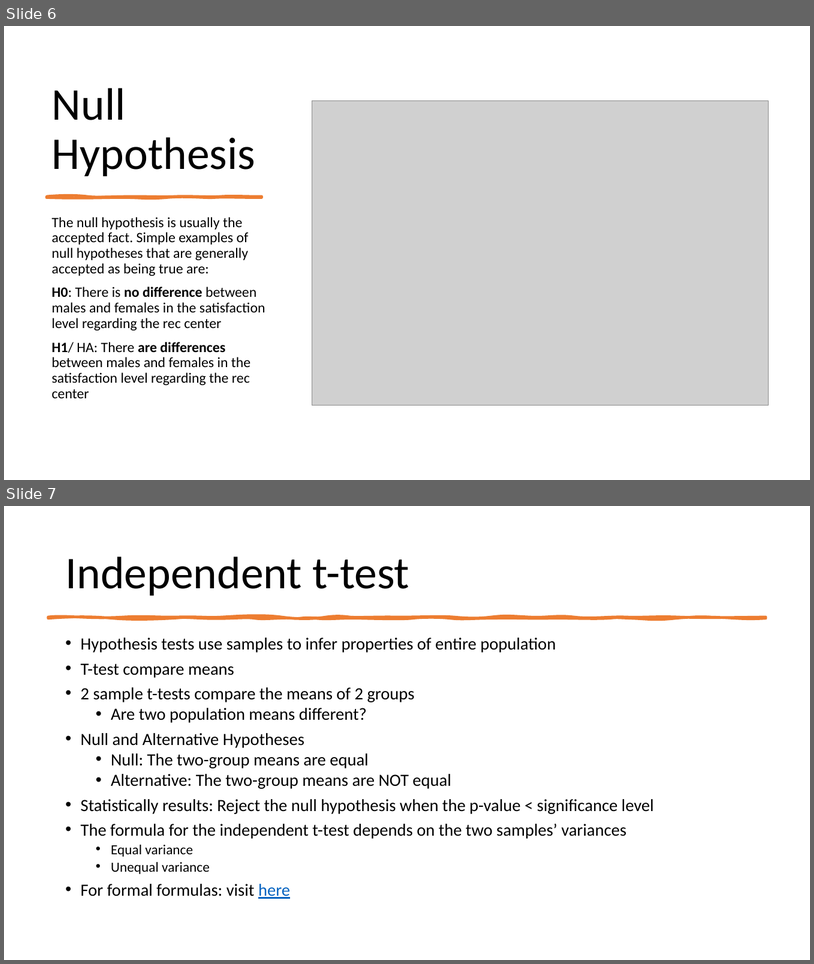
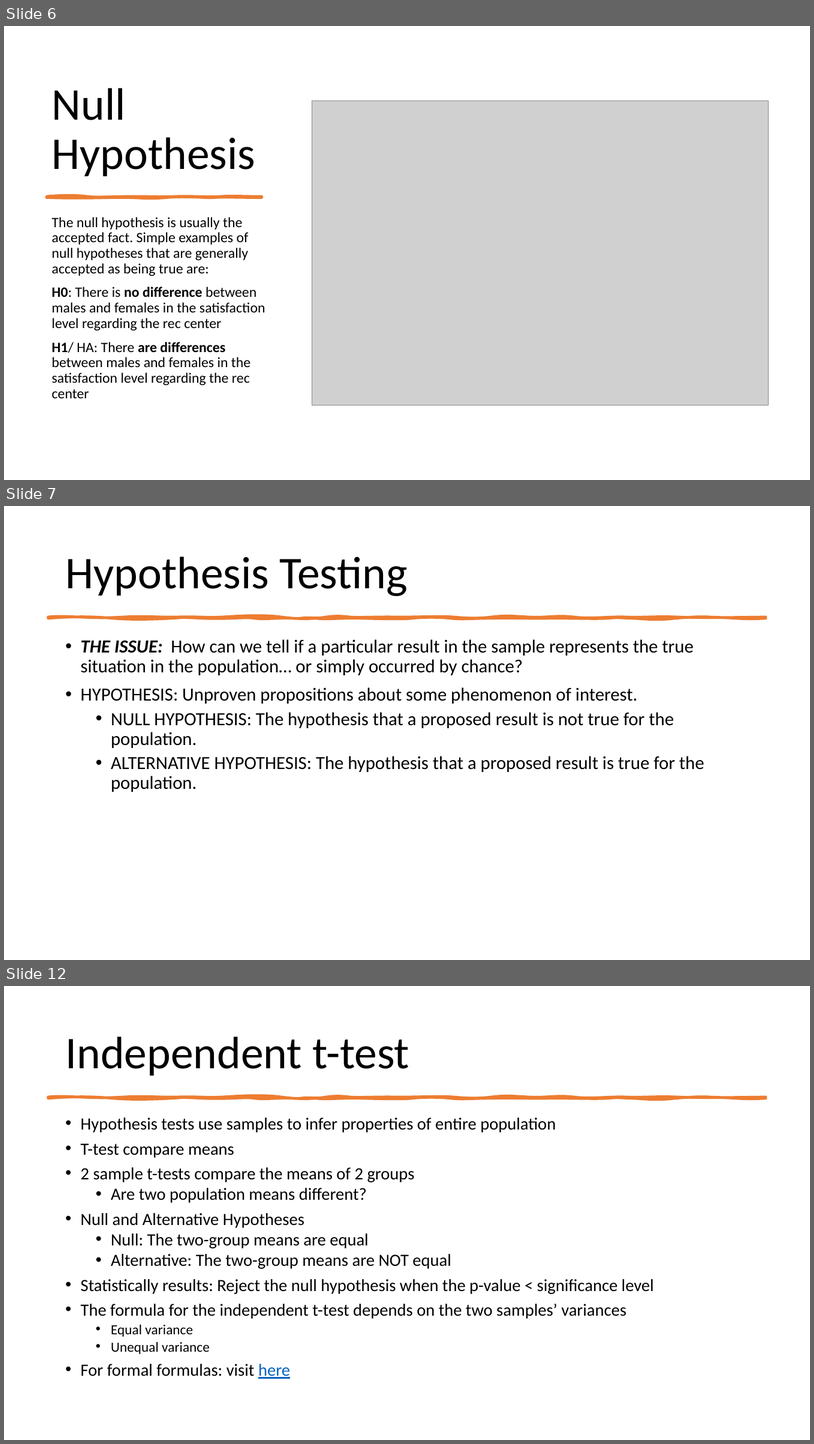
Before and after one commit to mikenguyen13/mar4050, a slide deck: lectures/10/2_Research Presentation.pptx. Shown one above the other, each under a label of ours: slides 6 and 7 before the commit, slides 6, 7 and 12 after it; the slides between them are not shown. The pictures are 814x964 and 814x1444 pixels, drawn with LibreOffice and Linux fonts; fonts in the diff are those of the drawing; grey boxes stand for pictures. Boxes give left, top, right and bottom in pixels: in the first picture for what was removed or moved away, otherwise in the second. Text is boxed around its words. In the diff, an @@ line names an element or a change of style, - is before the commit and + after.

```diff
--- a/lectures/10/2_Research Presentation.pptx
+++ b/lectures/10/2_Research Presentation.pptx
@@ slide 7 added at <box>4,506,810,960</box>, background #FFFFFF @@
@@ title added at <box>65,556,408,596</box>, 54 pt, text #000000 @@
+Hypothesis Testing
@@ freeform shape added at <box>48,617,766,618</box>, fill #ED7D31, outline #ED7D31 3.25 pt @@
@@ text added at <box>81,639,705,792</box>, 22 pt, text #000000 @@
+• THE ISSUE: How can we tell if a particular result in the sample represents the true situation in the population… or simply occurred by chance?
+• HYPOTHESIS: Unproven propositions about some phenomenon of interest.
+  • NULL HYPOTHESIS: The hypothesis that a proposed result is not true for the population.
+  • ALTERNATIVE HYPOTHESIS: The hypothesis that a proposed result is true for the population.
@@ what was slide 7 is now slide 12 @@
```
Also in this commit, not shown: 4 other slides added, 21 other files.
